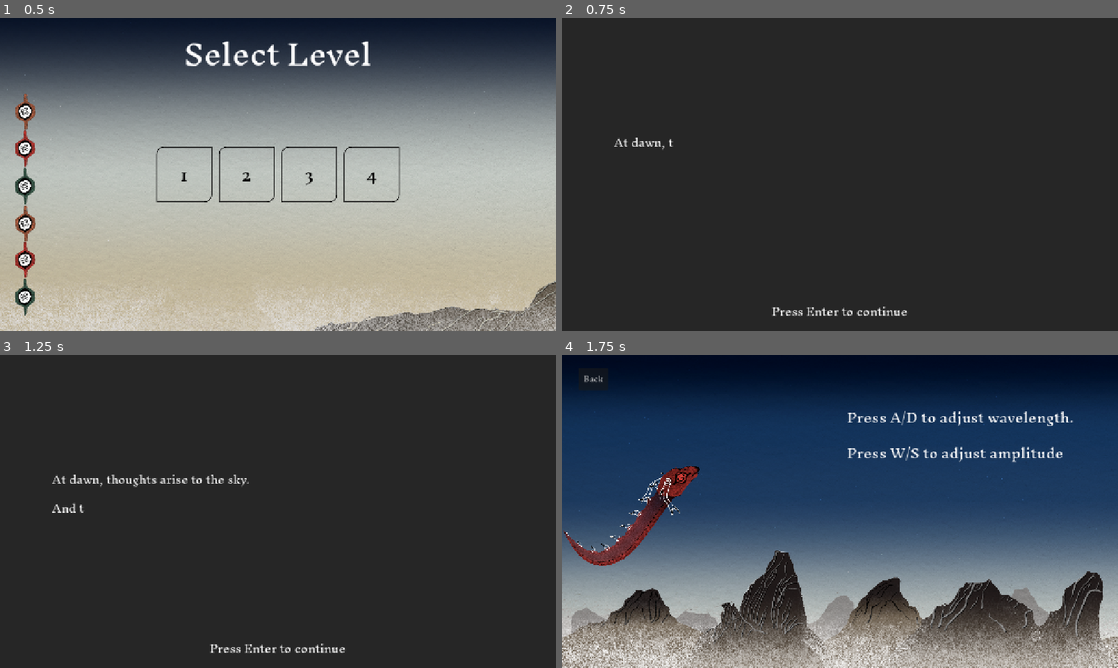
Above: before the commit, frames 1-4 (two rows, left to right).
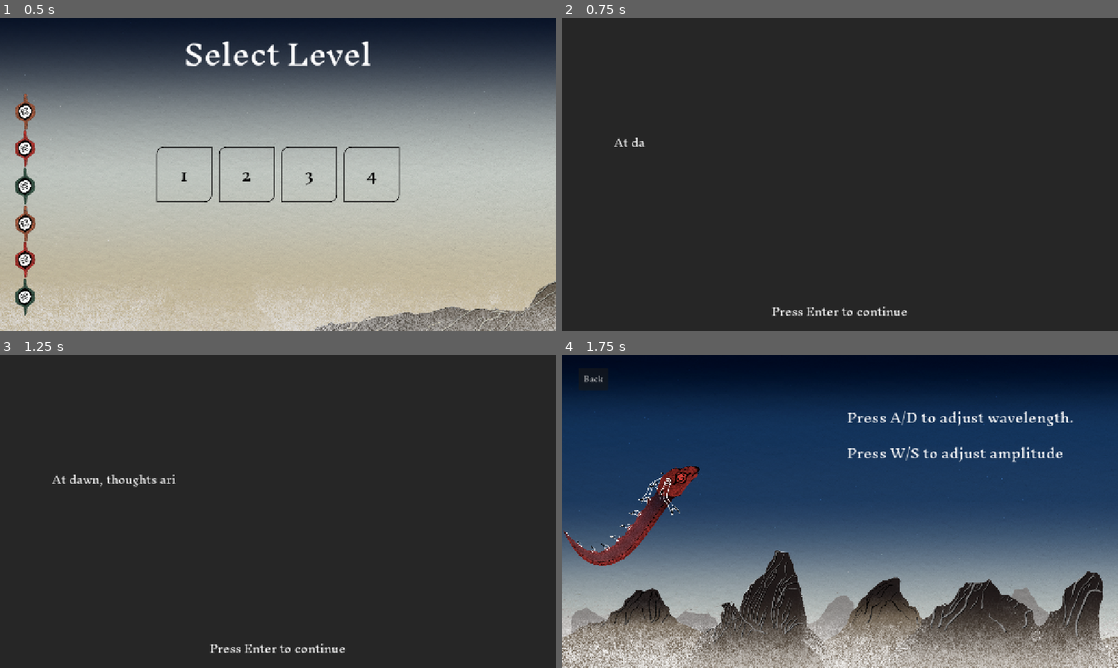
Above: after the commit, the same moments.

Repository: amap1380/waves
Game: Godot game, scene res://scenes/level_select.tscn
Two runs of this game, one before a commit and one after it. Both use one fixed random seed, a clock stepped at 60 frames per second and the inputs below.
Inputs:
- Up to frame 1 (0.5 s): no input
- Up to frame 2 (0.75 s): click "1" at 0.5 s
- Up to frame 3 (1.25 s): no input
- Up to frame 4 (1.75 s): tap Enter (ui_accept) at 1.25, 1.52 s; hold D (right) from 1.28 s (still down)

Frame 1 is identical in both runs. In frame 2, less than 0.1% of the frame differs, in the area x 15-20%, y 38-43%; in frame 3, 0.2%, in the area x 9-45%, y 38-51%; in frame 4, nothing differs.

Commit message:
deleted the animations and made them to  tween and divided the typing speed by char count

Diff:
--- a/scenes/collectable.tscn
+++ b/scenes/collectable.tscn
@@ -1,130 +1,12 @@
-[gd_scene load_steps=8 format=3 uid="uid://ds4uqhd57sy3l"]
+[gd_scene load_steps=5 format=3 uid="uid://ds4uqhd57sy3l"]
 
 [ext_resource type="Script" uid="uid://cjn8y62rgijvl" path="res://scripts/collectable.gd" id="1_3dk6v"]
 [ext_resource type="Texture2D" uid="uid://bbn1o0xc4vit3" path="res://assets/StarGreen.png" id="2_llfh3"]
 
-[sub_resource type="CircleShape2D" id="CircleShape2D_7oip2"]
+[sub_resource type="CircleShape2D" id="CircleShape2D_llfh3"]
 radius = 24.0
 
-[sub_resource type="Animation" id="Animation_dnya4"]
-length = 0.001
-tracks/0/type = "value"
-tracks/0/imported = false
-tracks/0/enabled = true
-tracks/0/path = NodePath("Sprite2D:scale")
-tracks/0/interp = 1
-tracks/0/loop_wrap = true
-tracks/0/keys = {
-"times": PackedFloat32Array(0),
-"transitions": PackedFloat32Array(1),
-"update": 0,
-"values": [Vector2(0.75, 0.75)]
-}
-tracks/1/type = "value"
-tracks/1/imported = false
-tracks/1/enabled = true
-tracks/1/path = NodePath("CollisionShape2D:shape:radius")
-tracks/1/interp = 1
-tracks/1/loop_wrap = true
-tracks/1/keys = {
-"times": PackedFloat32Array(0),
-"transitions": PackedFloat32Array(1),
-"update": 0,
-"values": [24.0]
-}
-
-[sub_resource type="Animation" id="Animation_i8gcc"]
-resource_name = "absorb"
-length = 0.25
-step = 0.05
-tracks/0/type = "value"
-tracks/0/imported = false
-tracks/0/enabled = true
-tracks/0/path = NodePath("Sprite2D:scale")
-tracks/0/interp = 1
-tracks/0/loop_wrap = true
-tracks/0/keys = {
-"times": PackedFloat32Array(0, 0.25),
-"transitions": PackedFloat32Array(1, 1),
-"update": 0,
-"values": [Vector2(0.75, 0.75), Vector2(1e-05, 1e-05)]
-}
-tracks/1/type = "value"
-tracks/1/imported = false
-tracks/1/enabled = true
-tracks/1/path = NodePath("CollisionShape2D:shape:radius")
-tracks/1/interp = 1
-tracks/1/loop_wrap = true
-tracks/1/keys = {
-"times": PackedFloat32Array(0, 0.25),
-"transitions": PackedFloat32Array(1, 1),
-"update": 0,
-"values": [24.0, 0.01]
-}
-tracks/2/type = "method"
-tracks/2/imported = false
-tracks/2/enabled = true
-tracks/2/path = NodePath(".")
-tracks/2/interp = 1
-tracks/2/loop_wrap = true
-tracks/2/keys = {
-"times": PackedFloat32Array(0.25),
-"transitions": PackedFloat32Array(1),
-"values": [{
-"args": [],
-"method": &"queue_free"
-}]
-}
-
-[sub_resource type="Animation" id="Animation_llfh3"]
-resource_name = "despawn"
-length = 0.25
-step = 0.05
-tracks/0/type = "value"
-tracks/0/imported = false
-tracks/0/enabled = true
-tracks/0/path = NodePath("Sprite2D:scale")
-tracks/0/interp = 1
-tracks/0/loop_wrap = true
-tracks/0/keys = {
-"times": PackedFloat32Array(0, 0.25),
-"transitions": PackedFloat32Array(1, 1),
-"update": 0,
-"values": [Vector2(0.75, 0.75), Vector2(1e-05, 1e-05)]
-}
-tracks/1/type = "value"
-tracks/1/imported = false
-tracks/1/enabled = true
-tracks/1/path = NodePath("CollisionShape2D:shape:radius")
-tracks/1/interp = 1
-tracks/1/loop_wrap = true
-tracks/1/keys = {
-"times": PackedFloat32Array(0, 0.25),
-"transitions": PackedFloat32Array(1, 1),
-"update": 0,
-"values": [24.0, 0.01]
-}
-tracks/2/type = "method"
-tracks/2/imported = false
-tracks/2/enabled = true
-tracks/2/path = NodePath(".")
-tracks/2/interp = 1
-tracks/2/loop_wrap = true
-tracks/2/keys = {
-"times": PackedFloat32Array(0.25),
-"transitions": PackedFloat32Array(1),
-"values": [{
-"args": [],
-"method": &"queue_free"
-}]
-}
-
 [sub_resource type="AnimationLibrary" id="AnimationLibrary_i8gcc"]
-_data = {
-&"RESET": SubResource("Animation_dnya4"),
-&"absorb": SubResource("Animation_i8gcc"),
-&"despawn": SubResource("Animation_llfh3")
-}
 
 [node name="Collectable" type="Area2D" groups=["Collectables"]]
 z_index = -1
@@ -144,9 +26,6 @@
 }
 
 [node name="VisibleOnScreenNotifier2D" type="VisibleOnScreenNotifier2D" parent="."]
-
-[node name="DespawnTimer" type="Timer" parent="."]
-wait_time = 3.75
+rect = Rect2(-20, -20, 40, 40)
 
 [connection signal="screen_entered" from="VisibleOnScreenNotifier2D" to="." method="_on_visible_on_screen_notifier_2d_screen_entered"]
-[connection signal="timeout" from="DespawnTimer" to="." method="_on_despawn_timer_timeout"]
--- a/scenes/dialogue_screen.tscn
+++ b/scenes/dialogue_screen.tscn
@@ -15,7 +15,6 @@
 grow_vertical = 2
 theme_override_styles/panel = SubResource("StyleBoxFlat_4kitf")
 script = ExtResource("1_7wpgx")
-typing_speed = 0.2
 
 [node name="VBoxContainer" type="VBoxContainer" parent="."]
 layout_mode = 2
--- a/scenes/levels/level_4.tscn
+++ b/scenes/levels/level_4.tscn
@@ -1,11 +1,10 @@
-[gd_scene load_steps=8 format=3 uid="uid://bhhb7gulbs6ca"]
+[gd_scene load_steps=7 format=3 uid="uid://bhhb7gulbs6ca"]
 
 [ext_resource type="PackedScene" uid="uid://bgvfnquovx67t" path="res://scenes/red_star.tscn" id="1_5vn0v"]
 [ext_resource type="PackedScene" uid="uid://ds4uqhd57sy3l" path="res://scenes/collectable.tscn" id="1_06474"]
 [ext_resource type="Theme" uid="uid://b3akcc4smtgv" path="res://assets/bodyTextTheme.tres" id="2_ogj6a"]
 [ext_resource type="Script" uid="uid://lpeicerbwwuf" path="res://scenes/levels/label.gd" id="3_anwe6"]
 [ext_resource type="PackedScene" uid="uid://cy8n4fc7c1qo0" path="res://scenes/finish_line.tscn" id="4_ogj6a"]
-[ext_resource type="PackedScene" uid="uid://kg2q7m6ecsjj" path="res://scenes/green_star.tscn" id="6_ts8eg"]
 [ext_resource type="PackedScene" uid="uid://drg8owqo3wxgm" path="res://scenes/orange_star.tscn" id="7_um320"]
 
 [node name="Level4" type="Node2D"]
@@ -498,8 +497,6 @@
 [node name="FinishLine" parent="Label3" instance=ExtResource("4_ogj6a")]
 position = Vector2(346.64063, -1.8911743)
 
-[node name="GreenStar" parent="." instance=ExtResource("6_ts8eg")]
-
 [node name="Node2D" type="Node2D" parent="."]
 
 [node name="RedStar" parent="Node2D" instance=ExtResource("1_5vn0v")]
@@ -688,15 +685,20 @@
 
 [node name="OrangeStar12" parent="Node2D" instance=ExtResource("7_um320")]
 position = Vector2(29688, 378)
+speed = 100.0
 
 [node name="OrangeStar13" parent="Node2D" instance=ExtResource("7_um320")]
 position = Vector2(29688, 252)
+speed = 100.0
 
 [node name="OrangeStar14" parent="Node2D" instance=ExtResource("7_um320")]
 position = Vector2(29688, 126)
+speed = 100.0
 
 [node name="OrangeStar15" parent="Node2D" instance=ExtResource("7_um320")]
 position = Vector2(29688, 504)
+speed = 100.0
 
 [node name="OrangeStar16" parent="Node2D" instance=ExtResource("7_um320")]
 position = Vector2(29688, 636)
+speed = 100.0
--- a/scenes/orange_star.tscn
+++ b/scenes/orange_star.tscn
@@ -10,3 +10,7 @@
 
 [node name="Sprite2D" parent="." index="0"]
 texture = ExtResource("2_0wj73")
+
+[node name="DespawnTimer" type="Timer" parent="." index="4"]
+
+[connection signal="timeout" from="DespawnTimer" to="." method="_on_despawn_timer_timeout"]
--- a/scripts/collectable.gd
+++ b/scripts/collectable.gd
@@ -1,18 +1,17 @@
 extends Area2D
 class_name Collectable
 
-
+var tween: Tween
 
 @onready var collision_shape_2d: CollisionShape2D = $CollisionShape2D
 @onready var sprite_2d: Sprite2D = $Sprite2D
 @onready var visible_on_screen_notifier_2d: VisibleOnScreenNotifier2D = $VisibleOnScreenNotifier2D
-@onready var despawn_timer: Timer = $DespawnTimer
 @onready var animation_player: AnimationPlayer = $AnimationPlayer
 
 @export var speed = 100.0
 #@export_range(1, 3) var energy_level := 0
 
-enum TYPE{Green, Orange, Red}
+#enum TYPE{Green, Orange, Red}
 
 #@export var type : TYPE
 
@@ -60,7 +59,6 @@
 	for i in arr.size() - 1:
 		if Geometry2D.segment_intersects_circle(arr[i], arr[i+1],
 			collision_shape_2d.global_position - offset, collision_shape_2d.shape.radius) != -1:
-				#print(2)
 				return true
 	return false
 
@@ -68,10 +66,13 @@
 	return visible_on_screen_notifier_2d.is_on_screen()
 
 func absorb() -> void:
-	animation_player.play("absorb")
-
-func _on_despawn_timer_timeout() -> void:
-	animation_player.play("despawn")
+	if tween:
+		tween.kill()
+	tween = get_tree().create_tween()
+	tween.tween_property(self.sprite_2d,"scale", Vector2.ZERO, 0.4)
+	tween.parallel().tween_property(self.sprite_2d,"modulate", Color(0.0, 0.0, 0.0, 0.0), 0.4)
+	tween.parallel().tween_property(self.collision_shape_2d.shape,"radius", 0, 0.4)
+	tween.tween_callback(self.queue_free)
 
 
 
--- a/scripts/dialogue_screen.gd
+++ b/scripts/dialogue_screen.gd
@@ -2,7 +2,7 @@
 @onready var label: Label = $VBoxContainer/CenterContainer/Label
 @onready var enter_label: Label = $VBoxContainer/EnterLabel
 
-@export var typing_speed: float = 1.0
+@export var typing_speed: float = 32.0
 
 var dialogue: Dialogue
 var current_line: int = 0
@@ -32,7 +32,7 @@
 func animate_typing(delta: float) -> void:
 	if label.visible_ratio >= 1.0:
 		return
-	label.visible_ratio += delta * typing_speed * 4
+	label.visible_ratio += delta * typing_speed / label.get_total_character_count()
 
 func update_current_line(value: int):
 	if value >= dialogue.dialogue_lines.size():
--- a/scripts/main.gd
+++ b/scripts/main.gd
@@ -45,11 +45,11 @@
 # Called when the node enters the scene tree for the first time.
 func _ready() -> void:
 	timerformusic = Timer.new()
-	timerformusic.wait_time = 0.0 # duration in seconds
+	timerformusic.wait_time = 6.8 # duration in seconds
 	timerformusic.one_shot = true
 	add_child(timerformusic)
 	timerformusic.timeout.connect(_on_timer_finished)
-	timerformusic.start()
+	#timerformusic.start()
 
 	randomize()
 	if random:
--- a/scripts/orange_star.gd
+++ b/scripts/orange_star.gd
@@ -1,4 +1,18 @@
 extends Collectable
+
+@onready var despawn_timer: Timer = $DespawnTimer
+
 
 func _on_visible_on_screen_notifier_2d_screen_entered() -> void:
 	despawn_timer.start()
+
+
+
+func _on_despawn_timer_timeout() -> void:
+	if tween:
+		tween.kill()
+	tween = get_tree().create_tween()
+	tween.tween_property(self.sprite_2d,"scale", Vector2.ZERO, 0.4)
+	tween.parallel().tween_property(self.sprite_2d,"modulate", Color(0.0, 0.0, 0.0, 0.0), 0.4)
+	tween.parallel().tween_property(self.collision_shape_2d.shape,"radius", 0, 0.4)
+	tween.tween_callback(self.queue_free)
Not shown, changed: export_presets.cfg
Not shown: 1 places in resources/dialogues/4.tres that only renumber resources
Not shown: 1 places in scenes/collectable.tscn that only renumber resources
Not shown: 1 places in scenes/dialogue_screen.tscn that only renumber resources
